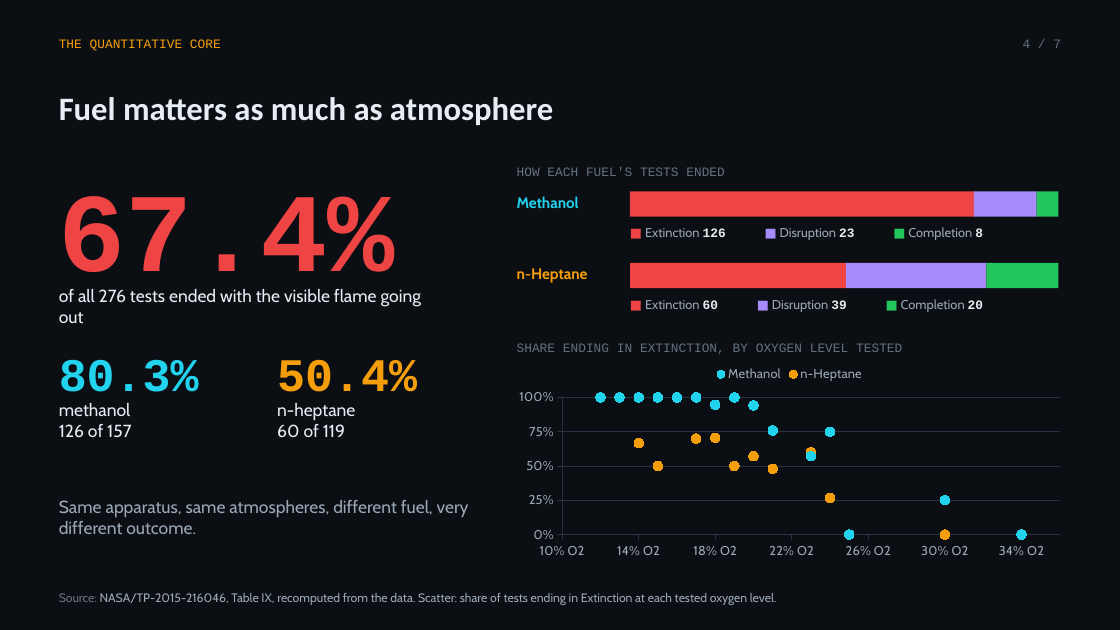
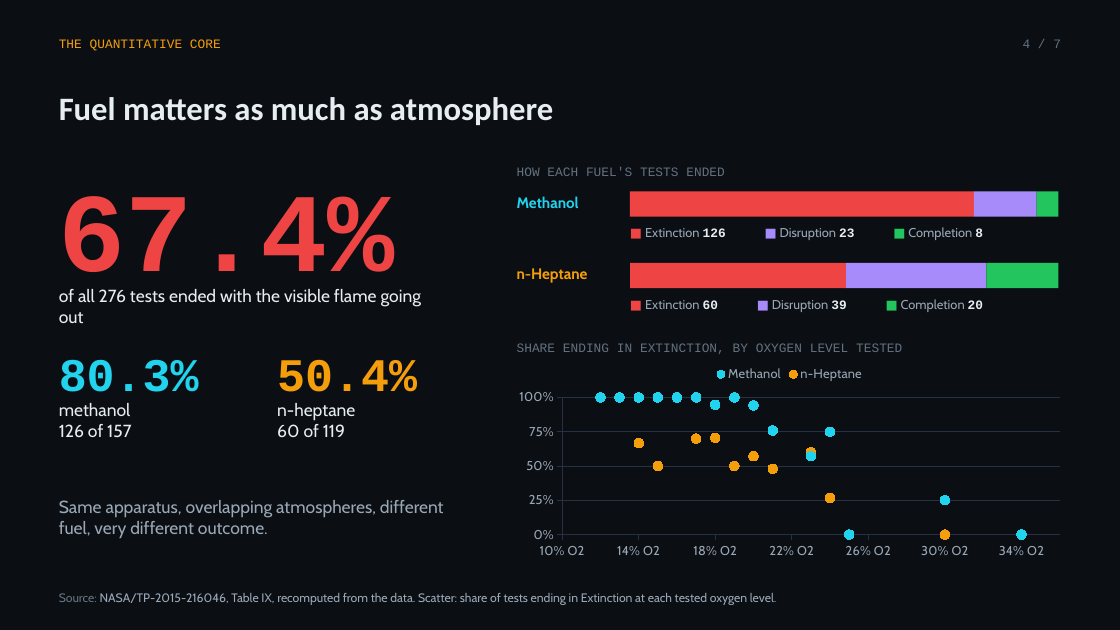
Before and after one commit to ZOGWORK/flamefall-analytics, a slide deck: slide 4 of docs/Flamefall-Analytics-deck.pptx. Drawn at 1120x630 pixels with LibreOffice and Linux fonts; fonts in the diff are those of the drawing. Boxes give left, top, right and bottom in pixels: in the first picture for what was removed or moved away, otherwise in the second. Text is boxed around its words. In the diff, an @@ line names an element or a change of style, - is before the commit and + after.

Commit message:
docs/Flamefall-Analytics-deck.pptx: rebuild with the corrected slides 4, 5, 6 and 7

```diff
--- a/docs/Flamefall-Analytics-deck.pptx
+++ b/docs/Flamefall-Analytics-deck.pptx
@@ text at (x1=59, y1=500, x2=444, y2=538): text changed @@
-Same apparatus, same atmospheres, different fuel, very different outcome.
+Same apparatus, overlapping atmospheres, different fuel, very different outcome.
```
Also in this commit, not shown: 3 other slides changed.
